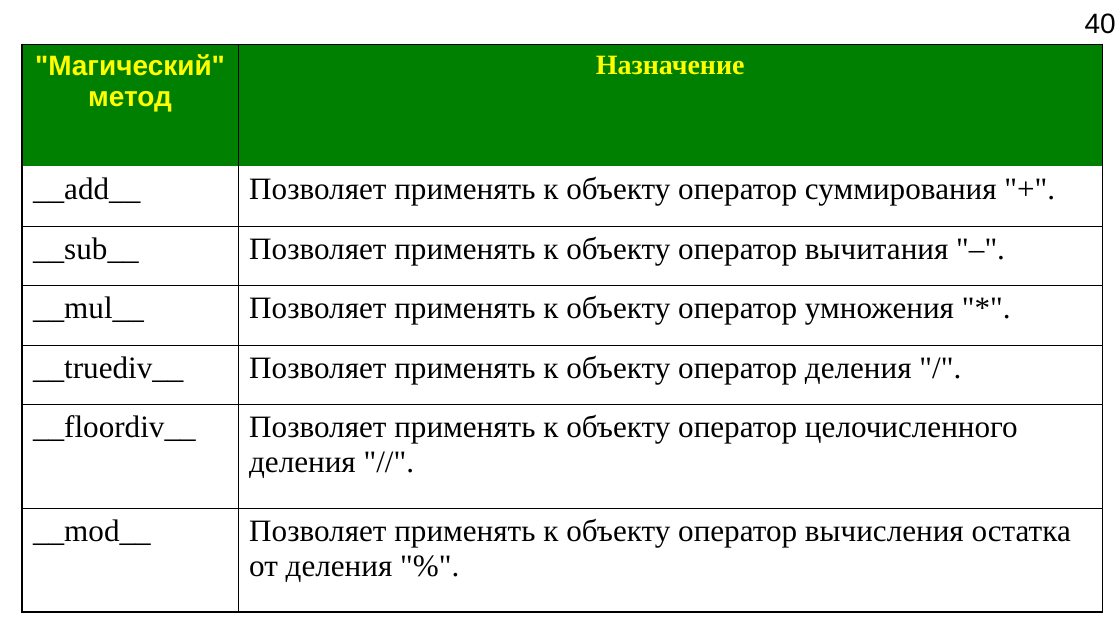
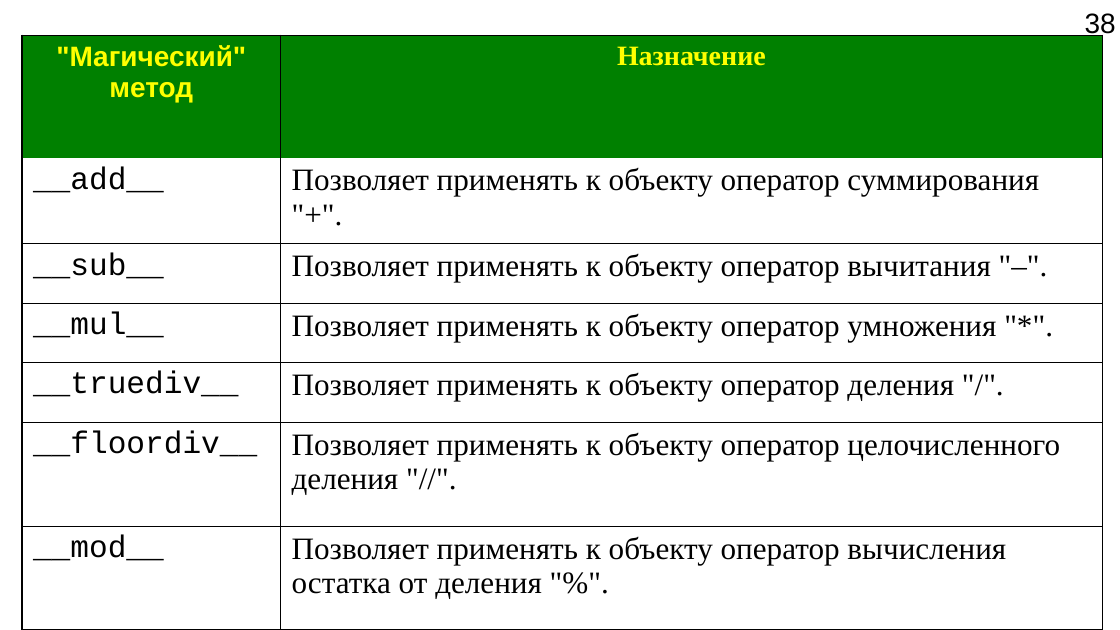
Before and after one commit to Jenyay/python-lectures, a slide deck: slide 38 of presentations/13. OOP.odp (slide 40 before the commit). Drawn at 1120x630 pixels with LibreOffice and Linux fonts; fonts in the diff are those of the drawing. Boxes give left, top, right and bottom in pixels: in the first picture for what was removed or moved away, otherwise in the second. Text is boxed around its words. In the diff, an @@ line names an element or a change of style, - is before the commit and + after.

```diff
--- a/presentations/13. OOP.odp
+++ b/presentations/13. OOP.odp
@@ page number at box(1085, 13, 1116, 38): text changed @@
-40
+38
@@ table at box(22, 35, 1103, 624) @@
@@ font Times New Roman to Courier New in "__add__", "__sub__", "__mul__", "__truediv__" and 2 more places @@
@@ table: place and size @@
-table at box(22, 44, 1103, 612)
+table at box(22, 35, 1103, 624)
```
Also in this commit, not shown: 4 other slides changed, 21 slides added, 1 slide removed, 18 other files.
